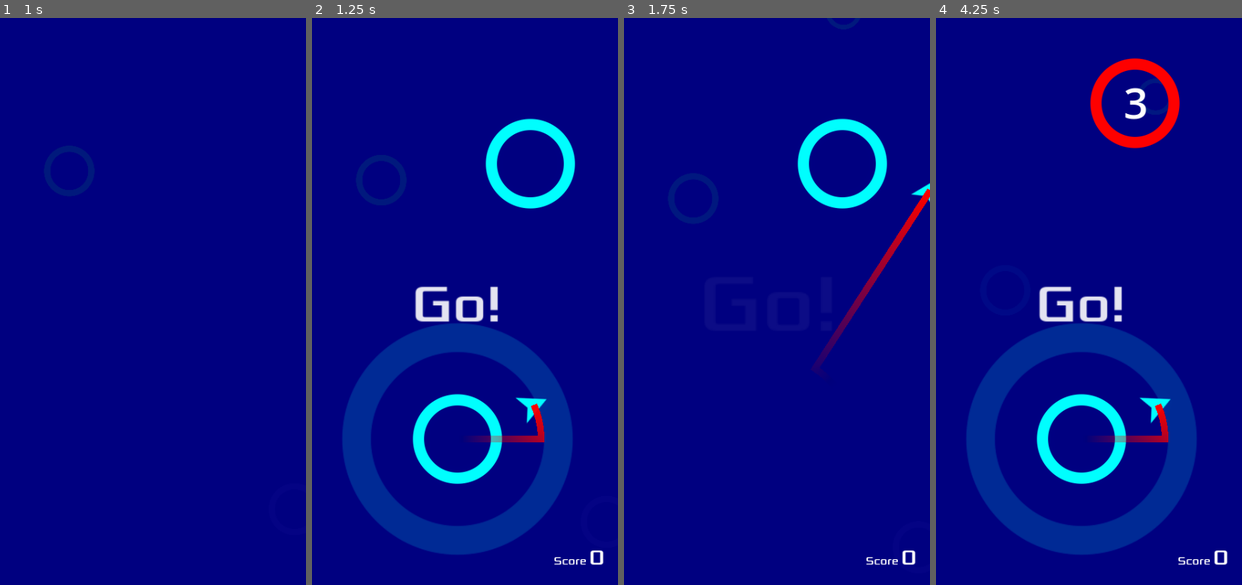
Above: before the commit, frames 1-4 (left to right).
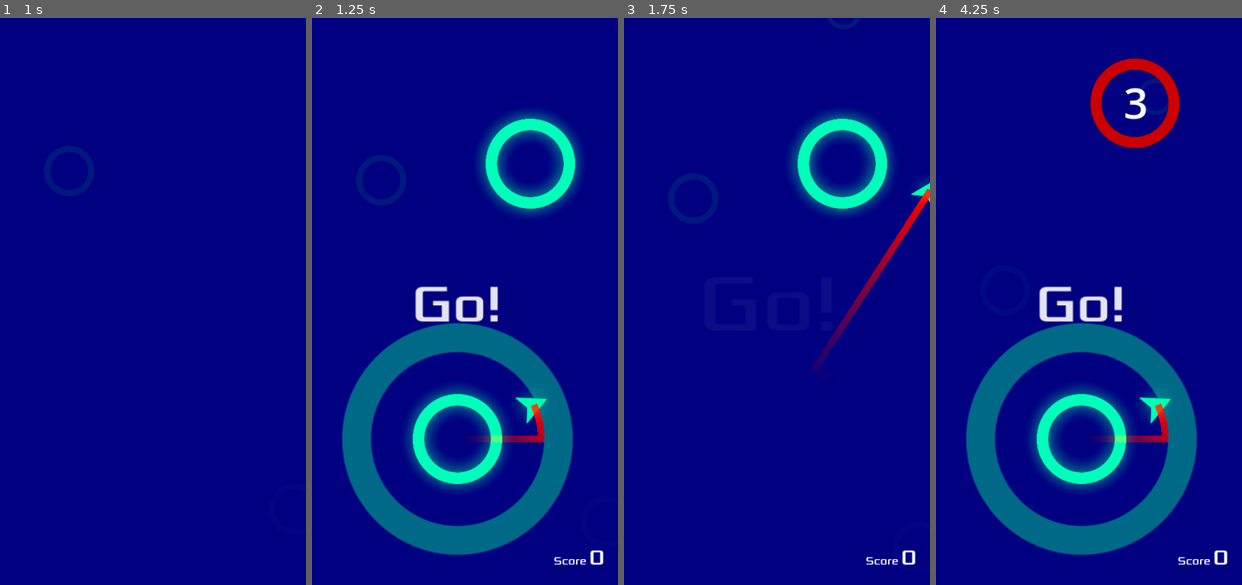
Above: after the commit, the same moments.

Repository: jrenato/circle_jump
Game: Godot game, scene res://Main/main.tscn
Same seed, same stepped clock (60 frames per second), same inputs: the game is played once before the commit and once after it. Sound files missing from this copy of the repository are replaced by a short silence.
Inputs (mouse positions are in pixels of both pictures, inside the frame that each line leads up to):
- Up to frame 1 (1 s): click (85, 273) at 0.5 s
- Up to frame 2 (1.25 s): no input
- Up to frame 3 (1.75 s): tap Enter at 1.25 s; move the mouse to (841, 278) at 1.27 s; hold Right (ui_right) from 1.28 s (still down); hold Ctrl from 1.28 s (still down); click (841, 278) at 1.42 s
- Up to frame 4 (4.25 s): release Right (ui_right) at 2 s; release Ctrl at 2 s; drag from (1018, 335) to (1153, 165) at 2.02 s; move the mouse to (1113, 176) at 2.77 s; hold Right (ui_right) 2.78-3.5 s; tap Z at 2.85 s; click (1141, 273) at 3.5 s

Frame 1 is identical in both runs. In frame 2, 19% of the frame differs, in the area x 9-89%, y 16-95%; in frame 3, 4.1%; in frame 4, 16%.

Commit message:
Tweaking circle glow

Diff:
--- a/Circle/circle.tscn
+++ b/Circle/circle.tscn
@@ -11,6 +11,14 @@
 [sub_resource type="ShaderMaterial" id="ShaderMaterial_ifdf6"]
 shader = ExtResource("1_g1c4m")
 shader_parameter/color = Color(0.00729171, 0, 0.910716, 1)
+shader_parameter/glow_color = Color(0.2, 0.6, 0.3, 1)
+shader_parameter/glow_power = 2.0
+
+[sub_resource type="ShaderMaterial" id="ShaderMaterial_elmqu"]
+shader = ExtResource("1_g1c4m")
+shader_parameter/color = Color(0.00729171, 0, 0.910716, 1)
+shader_parameter/glow_color = Color(0.2, 0.6, 0.3, 1)
+shader_parameter/glow_power = 2.0
 
 [sub_resource type="Animation" id="Animation_0apxe"]
 length = 0.001
@@ -170,7 +178,7 @@
 [node name="SpriteEffect" type="Sprite2D" parent="."]
 unique_name_in_owner = true
 visible = false
-material = SubResource("ShaderMaterial_ifdf6")
+material = SubResource("ShaderMaterial_elmqu")
 texture = ExtResource("1_mknme")
 
 [node name="Pivot" type="Node2D" parent="."]
--- a/Jumper/jumper.tscn
+++ b/Jumper/jumper.tscn
@@ -7,6 +7,8 @@
 [sub_resource type="ShaderMaterial" id="ShaderMaterial_ypoxg"]
 shader = ExtResource("2_hkoh7")
 shader_parameter/color = Color(0, 0.8, 0.407843, 1)
+shader_parameter/glow_color = Color(0.2, 0.6, 0.3, 1)
+shader_parameter/glow_power = 2.0
 
 [sub_resource type="Gradient" id="Gradient_t8f82"]
 colors = PackedColorArray(1, 1, 1, 0, 1, 0.654902, 0, 1)
--- a/Shaders/color.gdshader
+++ b/Shaders/color.gdshader
@@ -2,8 +2,13 @@
 
 uniform vec4 color : source_color;
 
+uniform vec3 glow_color: source_color = vec3(0.2, 0.6, 0.3);
+uniform float glow_power: hint_range(0.0, 8.0, 0.1) = 2.0;
+
+
 void fragment() {
-	//COLOR.rgb = color.rgb;
-	//COLOR.a = texture(TEXTURE, UV).a;
-	COLOR = vec4(color.rgb, COLOR.a);
+
+	//COLOR = vec4(color.rgb, COLOR.a);
+
+	COLOR = vec4(color.rgb, COLOR.a) * vec4(glow_color, 1.0) * glow_power;
 }
Not shown: 1 places in Circle/circle.tscn that only renumber resources
